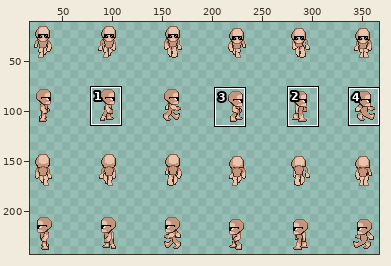
File history of a sprite sheet, sprite_sheet_walk.png. Above, an overview of the earlier version with the close-up marked.
Close-up. As it was:
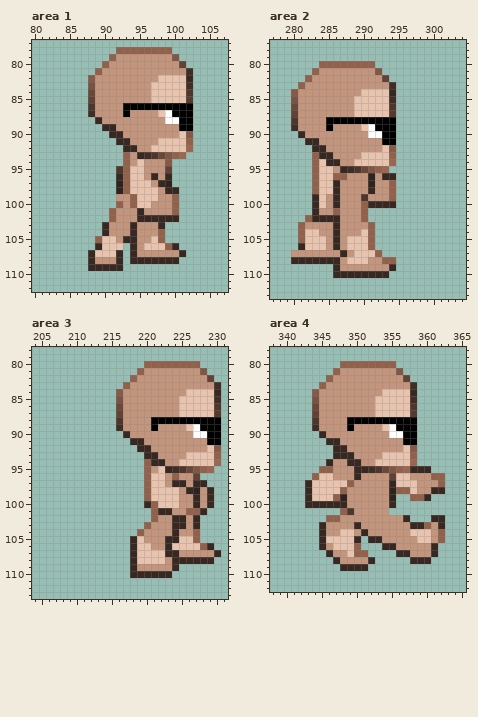
The file is 384x256 pixels. Colours within 5 levels of each other are drawn and written as one. Shown: area 1: x 80..107, y 77..112; area 2: x 277..304, y 77..113; area 3: x 204..231, y 78..113; area 4: x 338..365, y 78..112. The wide view leaves out empty margins. The commit also changed other parts of the picture, which this record leaves out.
And afterwards:
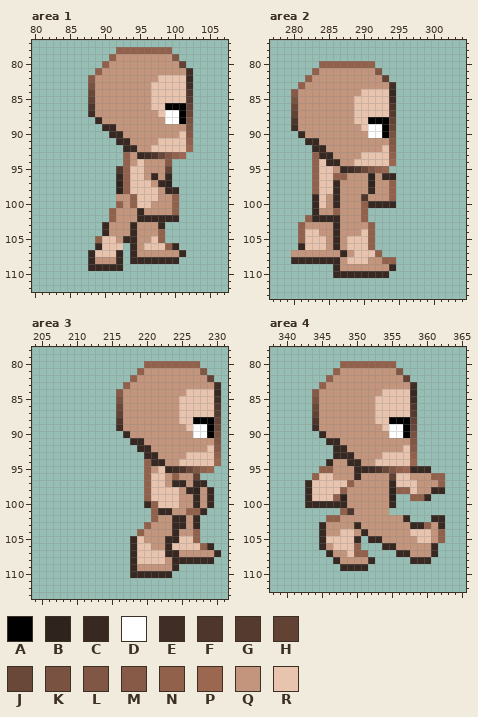
Palette (. is transparent): A #000000  B #2f231e  C #372822  D #ffffff  E #402e26  F #4e362c  G #543a2f  H #614235  J #6a4839  K #7a5241  L #805644  M #875a47  N #92614c  P #9c6751  Q #c3957c  R #e8c4af
Difference:
--- area 1
@@ x 91..104 @@
  85 QQQQQQRRRRRG..
- 86 QQAAAAAAAAAA..
- 87 QQAQQQQRDAAA..
- 88 QQQQQQQQDDAA..
- 89 CQQQQQQQQQAA..
+ 86 QQQQQQRRAAAH..
+ 87 QQQQQQQRDDAJ..
+ 88 QQQQQQQQDDAK..
+ 89 CQQQQQQQQQQL..
  90 CCQQQQQQQQRM..
--- area 2
@@ x 283..296 @@
  87 QQQQQQRRRRRG..
- 88 QQAAAAAAAAAA..
- 89 QQAQQQQRDAAA..
- 90 QQQQQQQQDDAA..
- 91 CQQQQQQQQQAA..
+ 88 QQQQQQRRAAAH..
+ 89 QQQQQQQRDDAJ..
+ 90 QQQQQQQQDDAK..
+ 91 CQQQQQQQQQQL..
  92 CCQQQQQQQQRM..
--- area 3
@@ x 219..231 @@
  87 QQQQQQRRRRRG.
- 88 QQAAAAAAAAAA.
- 89 QQAQQQQRDAAA.
- 90 QQQQQQQQDDAA.
- 91 CQQQQQQQQQAA.
+ 88 QQQQQQRRAAAH.
+ 89 QQQQQQQRDDAJ.
+ 90 QQQQQQQQDDAK.
+ 91 CQQQQQQQQQQL.
  92 CCQQQQQQQQRM.
--- area 4
@@ x 347..360 @@
  87 QQQQQQRRRRRG..
- 88 QQAAAAAAAAAA..
- 89 QQAQQQQRDAAA..
- 90 QQQQQQQQDDAA..
- 91 CQQQQQQQQQAA..
+ 88 QQQQQQRRAAAH..
+ 89 QQQQQQQRDDAJ..
+ 90 QQQQQQQQDDAK..
+ 91 CQQQQQQQQQQL..
  92 CCQQQQQQQQRM..
